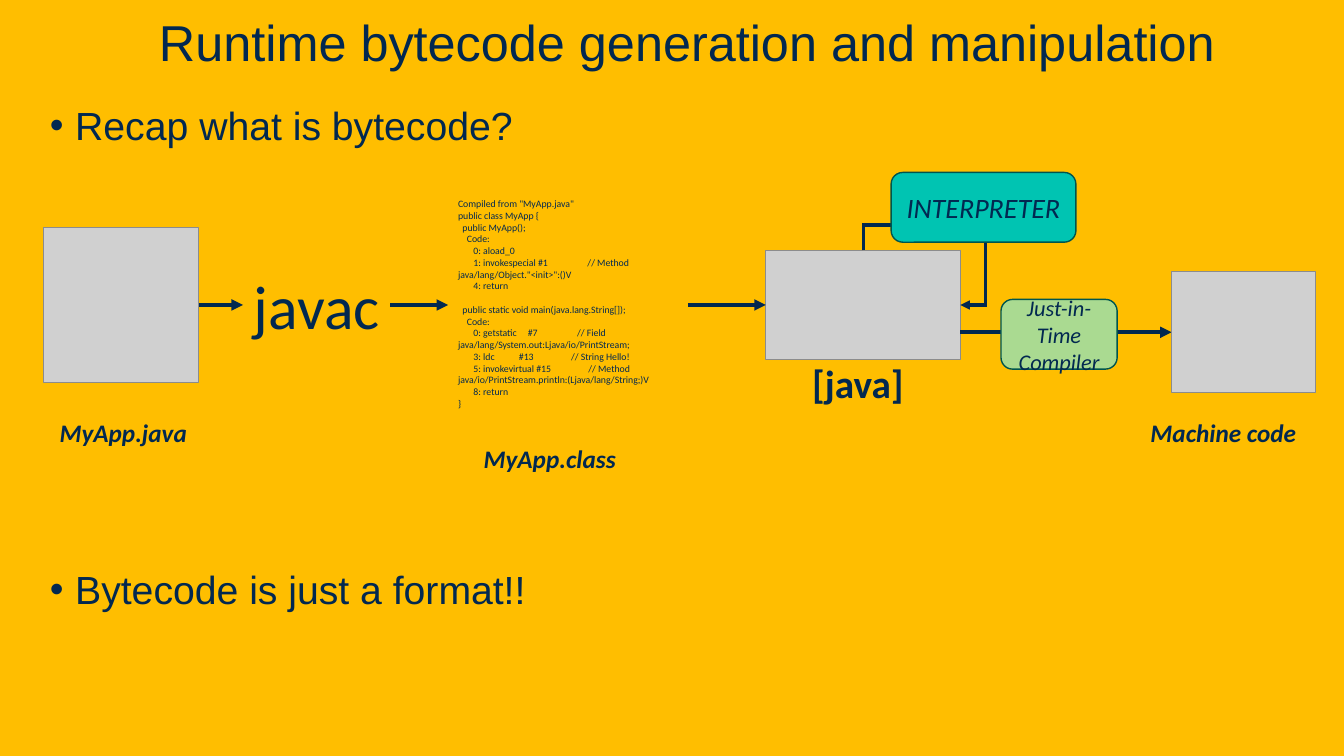
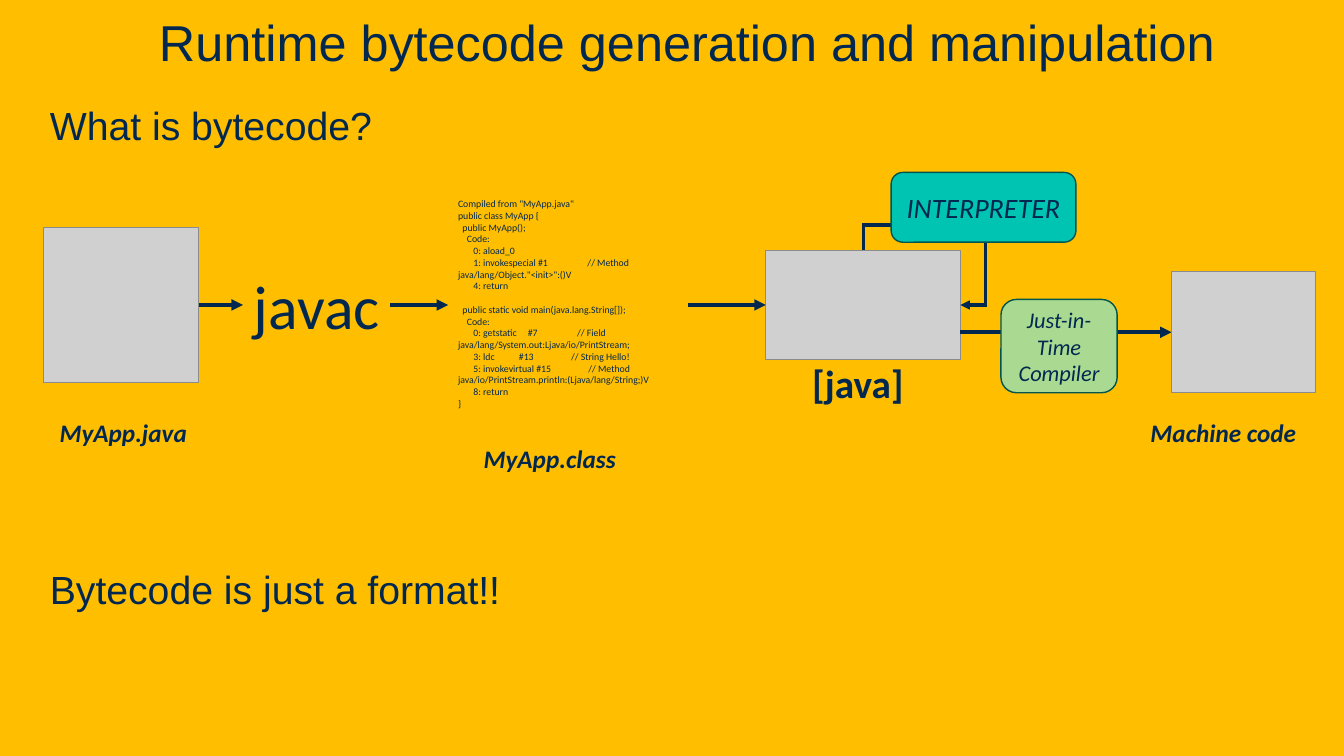
Before and after one commit to davsec-teaching/ECS_160, a slide deck: slide 66 of slides/Reflection.pptx (slide 67 before the commit). Drawn at 1344x756 pixels with LibreOffice and Linux fonts; fonts in the diff are those of the drawing; grey boxes stand for pictures; background and template pictures are left out. Boxes give left, top, right and bottom in pixels: in the first picture for what was removed or moved away, otherwise in the second. Text is boxed around its words. In the diff, an @@ line names an element or a change of style, - is before the commit and + after.

```diff
--- a/slides/Reflection.pptx
+++ b/slides/Reflection.pptx
@@ text at (50,111,372,148): text changed @@
-• Recap what is bytecode?
+What is bytecode?
@@ rounded rectangle "Just-in-Time Compiler": place and size @@
-rounded rectangle "Just-in-Time Compiler" at (1001,299,1117,369)
+rounded rectangle "Just-in-Time Compiler" at (1001,299,1117,393)
@@ text at (50,575,500,612): bullet • to none @@
```
Also in this commit, not shown: 16 other slides changed, 1 other file.
